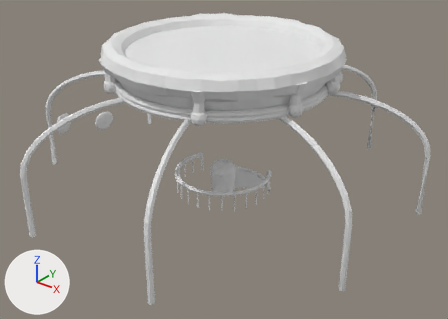
An edit to the FBX model shared/modeling-kit/out/goo_jar_trim_3_top.fbx, drawn before and after from the same camera.
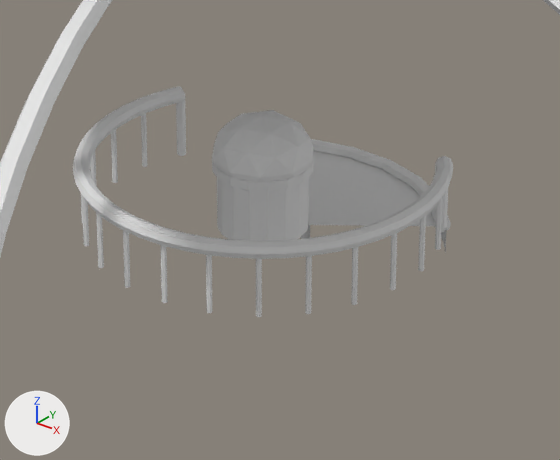
Old and new are each drawn whole from a 50 mm camera at (45.0, -54.9, 39.1) aimed at (2.1, -1.2, 5.8) and again close up on the part from 35% to 67% of the width and 41% to 78% of the height. Every picture has the same lights, and +X, +Y and +Z are marked at lower left. The last two pictures show the newer version.

The older version as bpy lines, for what is in view:
```python
me_goo_jar_trim_3_top = bpy.data.meshes.new('goo_jar_trim_3_top')
me_goo_jar_trim_3_top.from_pydata(...)  # 3642 vertices, 3767 faces; spans x -23.7..23.7, y -22.7..22.7, z 0.0..20.6
me_goo_jar_trim_3_top.materials.append(mat_goo_jar_trim_3_top_vcol)  # white #e7e7e7
ob_goo_jar_trim_3_top = bpy.data.objects.new('goo_jar_trim_3_top', me_goo_jar_trim_3_top)
ob_goo_jar_trim_3_top.location = (0.0, 0.0, 0.0)
```
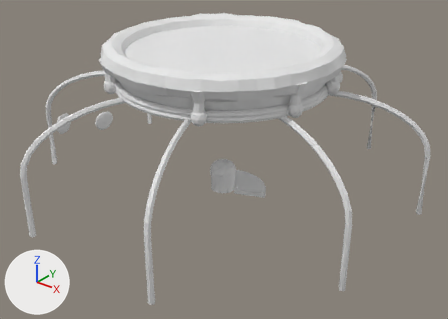
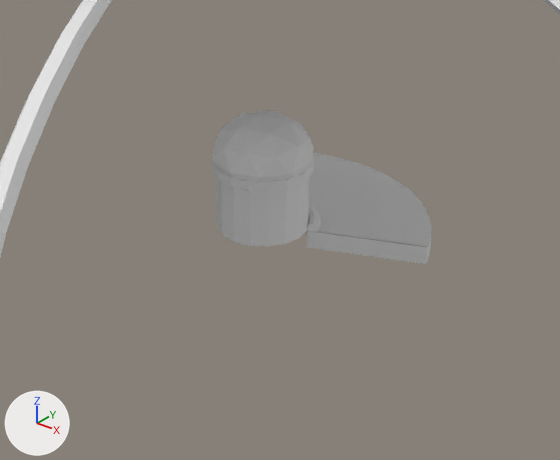
The newer file is also turned or shifted as a whole; pictures and numbers use the older file's frame.

Boxes [x1, y1, x2, y2] around the edits, measured in the close-ups (560 x 460 px; the box of a moved part takes in the faces that stretch with it):
```json
{"object": "goo_jar_trim_3_top", "change": "reshaped", "before": [0, 0, 560, 317], "after": [0, 0, 560, 264]}
{"part": 1, "of": "me_goo_jar_trim_3_top", "change": "added", "after": [307, 204, 321, 232]}
{"part": 2, "of": "me_goo_jar_trim_3_top", "change": "deleted", "before": [73, 87, 453, 317]}
{"part": 3, "of": "me_goo_jar_trim_3_top", "change": "moved or reshaped", "before": [300, 151, 447, 253], "after": [305, 153, 431, 264]}
```

The change, as JSON lines over the scene's bpy script:
```json
{"block": "me_goo_jar_trim_3_top", "where": "# used by ob_goo_jar_trim_3_top; location = (0.0, 0.0, 0.0)"}
{"op": "remove", "block": "me_goo_jar_trim_3_top", "code": "me_goo_jar_trim_3_top.from_pydata(...)  # 3642 vertices, 3767 faces; spans x -23.7..23.7, y -22.7..22.7, z 0.0..20.6"}
{"op": "add", "block": "me_goo_jar_trim_3_top", "code": "me_goo_jar_trim_3_top.from_pydata(...)  # 3186 vertices, 3393 faces; spans x -23.7..23.7, y -22.7..22.7, z 0.4..20.6"}
{"block": "me_goo_jar_trim_3_top", "change": "me_goo_jar_trim_3_top part 1: a new loose piece of 56 vertices spanning x 0.3..2.7, y 0.6..1.9, z 0.9..1.3, in mat_goo_jar_trim_3_top_vcol (white #e7e7e7)"}
{"block": "me_goo_jar_trim_3_top", "change": "me_goo_jar_trim_3_top part 2: 19 loose pieces with 516 vertices, spanning x -5.2..7.1, y -6.1..6.1, z 0.8..3.6, are deleted"}
{"block": "me_goo_jar_trim_3_top", "change": "me_goo_jar_trim_3_top part 3"}
{"block": "me_goo_jar_trim_3_top", "change": "35 vertices are removed from x -1.3..5.3, y 0.9..6.0, z 0.0..1.0"}
{"block": "me_goo_jar_trim_3_top", "change": "24 faces are deleted"}
{"block": "me_goo_jar_trim_3_top", "change": "3 vertices in x 2.2..3.5, y 5.4..5.9, z 1.0 move by (-0.1, -0.5, 0.0)"}
{"block": "me_goo_jar_trim_3_top", "change": "10 vertices move from x -1.3..5.7, y 3.7..6.0, z 0.0..1.0 to x -1.1..6.0, y 0.6..5.5, z 1.0"}
{"block": "me_goo_jar_trim_3_top", "change": "21 vertices are added at x 0.4..6.1, y 0.5..3.8, z 0.4"}
{"block": "me_goo_jar_trim_3_top", "change": "11 new vertices lie (0.0, 0.0, -0.6) away from vertices in x -1.3..5.3, y 4.2..6.0, z 0.0..1.0"}
{"block": "me_goo_jar_trim_3_top", "change": "7 new vertices lie (0.0, 0.0, 0.6) away from vertices in x 2.3..6.1, y 0.5..3.8, z 0.4"}
{"block": "me_goo_jar_trim_3_top", "change": "36 new faces join them"}
```
